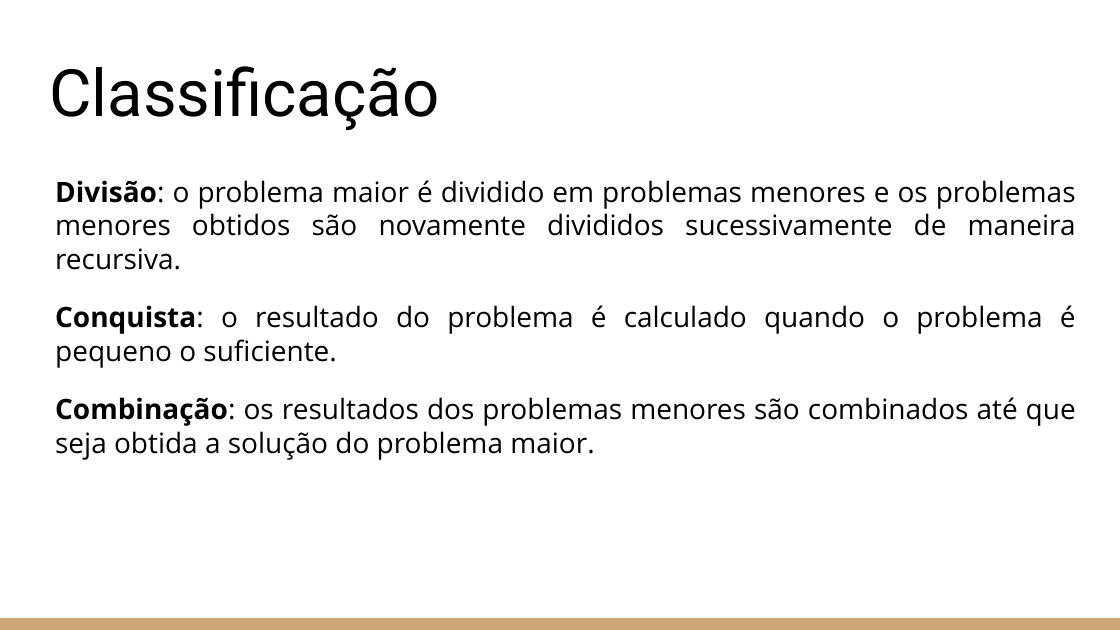
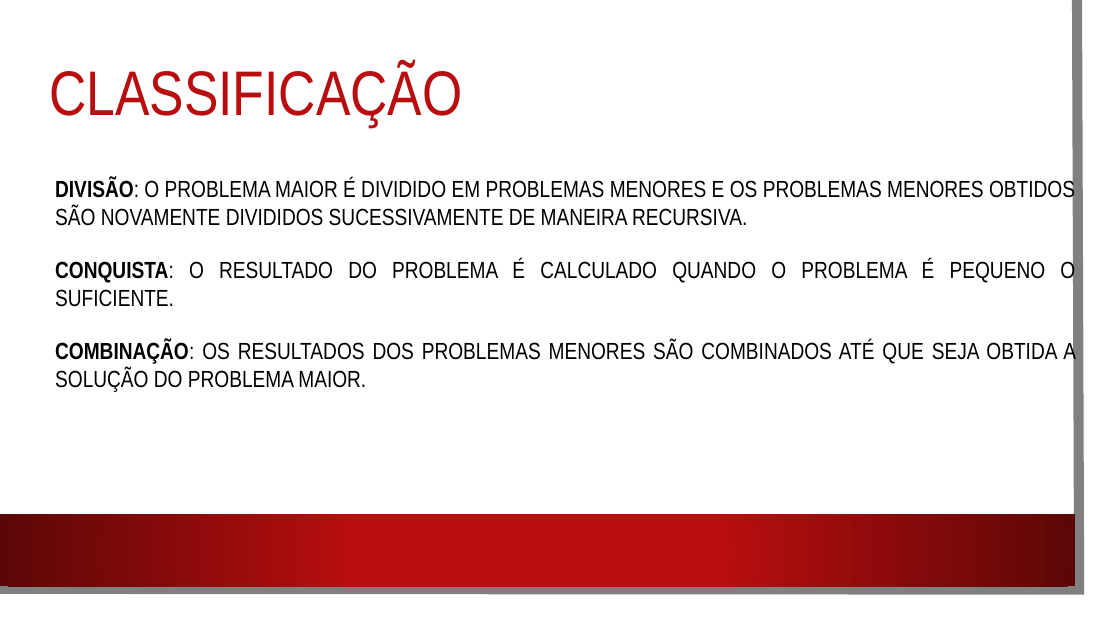
Before and after one commit to gujahlive/Aulas-C, a slide deck: slide 6 of TRABALHOS/MERGE SORT/Algoritmos de ordenação.pptx. Drawn at 1120x630 pixels with LibreOffice and Linux fonts; fonts in the diff are those of the drawing; background and template pictures are left out. Boxes give left, top, right and bottom in pixels: in the first picture for what was removed or moved away, otherwise in the second. Text is boxed around its words. In the diff, an @@ line names an element or a change of style, - is before the commit and + after.

```diff
--- a/TRABALHOS/MERGE SORT/Algoritmos de ordenação.pptx
+++ b/TRABALHOS/MERGE SORT/Algoritmos de ordenação.pptx
@@ rectangle added at <box>0,0,1101,610</box>, fill #FFFFFF @@
@@ freeform shape added at <box>0,0,1080,590</box>, outline #808080 6.5 pt @@
@@ title at <box>49,65,462,127</box>: text changed; size 42 to 40.5 pt; font Roboto to Arial Narrow; text colour #000000 to #B80E0F @@
-Classificação
+CLASSIFICAÇÃO
@@ text at <box>55,178,1076,392</box>: text changed; size 18 to 15 pt; font Open Sans to Arial Narrow @@
-Divisão: o problema maior é dividido em problemas menores e os problemas menores obtidos são novamente divididos sucessivamente de maneira recursiva.
-Conquista: o resultado do problema é calculado quando o problema é pequeno o suficiente.
-Combinação: os resultados dos problemas menores são combinados até que seja obtida a solução do problema maior.
+DIVISÃO: O PROBLEMA MAIOR É DIVIDIDO EM PROBLEMAS MENORES E OS PROBLEMAS MENORES OBTIDOS SÃO NOVAMENTE DIVIDIDOS SUCESSIVAMENTE DE MANEIRA RECURSIVA.
+CONQUISTA: O RESULTADO DO PROBLEMA É CALCULADO QUANDO O PROBLEMA É PEQUENO O SUFICIENTE.
+COMBINAÇÃO: OS RESULTADOS DOS PROBLEMAS MENORES SÃO COMBINADOS ATÉ QUE SEJA OBTIDA A SOLUÇÃO DO PROBLEMA MAIOR.
@@ rectangle: place and size @@
-rectangle at <box>0,618,1120,630</box>
+rectangle at <box>0,514,1075,586</box>
@@ rectangle at <box>0,514,1075,586</box>: fill #CCA677 to gradient #B80E0F to #5C0707 @@
```
Also in this commit, not shown: 19 other slides changed, 6 other files.
